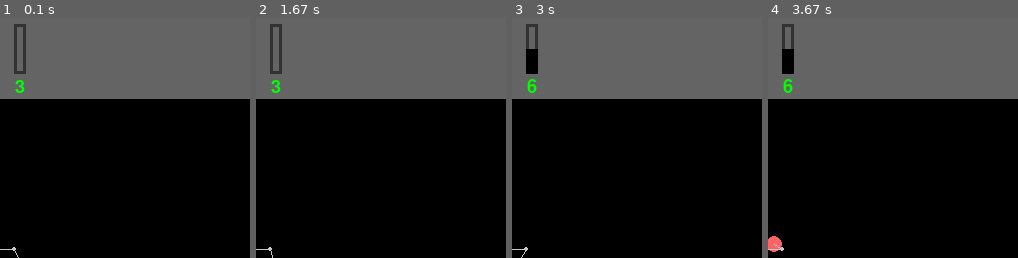
Above: before the commit, frames 1-4 (left to right).
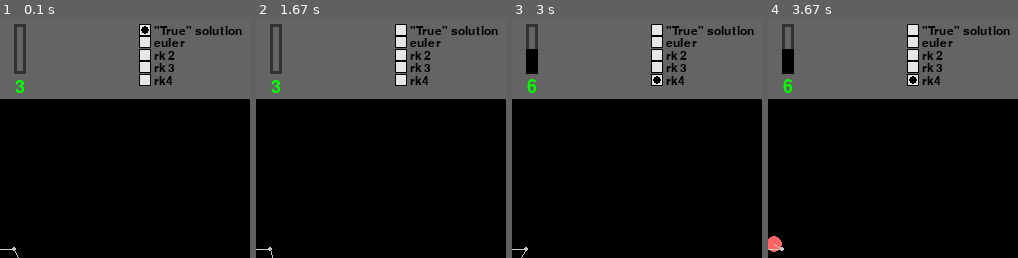
Above: after the commit, the same moments.

Repository: Tclack88/numerical_solutions
Game: pygame game, started from pygame_animation/atwood_simulation.py
Two runs of this game, one before a commit and one after it. Both use one fixed random seed, a clock stepped at 60 frames per second and the inputs below.
Inputs (mouse positions are % of the whole screen's width and height, from its top left):
- Up to frame 1 (0.1 s): no input
- Up to frame 2 (1.67 s): click (26, 6) at 0.38 s; press the mouse at (76, 8) at 1.2 s; move the mouse to (55, 11) at 1.3 s; release the mouse at (34, 14) at 1.43 s; press the mouse at (76, 8) at 1.53 s; move the mouse to (44, 16) at 1.63 s
- Up to frame 3 (3 s): release the mouse at (12, 25) at 1.77 s; press the mouse at (51, 6) at 1.87 s; move the mouse to (50, 34) at 1.97 s; release the mouse at (49, 62) at 2.1 s; press the mouse at (76, 8) at 2.2 s; move the mouse to (67, 47) at 2.3 s; release the mouse at (57, 87) at 2.43 s; press the mouse at (76, 8) at 2.53 s; move the mouse to (50, 25) at 2.63 s; release the mouse at (23, 43) at 2.77 s; press the mouse at (76, 13) at 2.87 s; move the mouse to (68, 23) at 2.97 s
- Up to frame 4 (3.67 s): release the mouse at (60, 33) at 3.1 s; press the mouse at (76, 13) at 3.2 s; move the mouse to (62, 14) at 3.3 s; release the mouse at (49, 15) at 3.43 s; press the mouse at (76, 13) at 3.53 s; move the mouse to (81, 16) at 3.63 s
The pictures show only the part of the screen within x 47-97%, y 0-50%; the shares and areas given below are measured in that part.

The runs differ from the first frame. In frame 1, 2.5% of the frame differs, in the area x 55-97%, y 2-29%; in frame 2, 2.5%; in frame 3, 2.5%; in frame 4, 2.5%.

Commit message:
added checkboxes to perform different solution methods. refactored a bit

Diff:
--- a/pygame_animation/atwood_simulation.py
+++ b/pygame_animation/atwood_simulation.py
@@ -4,119 +4,7 @@
 from numpy import pi, sin, cos
 import pygame
 from pygame.locals import *
-
-class Mass:
-    def __init__(self, location, mass, color=(0,250,0)):
-        """Ball/mass for the weights,
-        location is last known or initial location, tuple (x,y) coordinates
-        mass: float or in.
-        """
-        self.color = color
-        self.location = location
-        self.mass = mass
-
-    def __repr__(self):
-        return f"""Mass:{self.mass}kg located at {self.location}"""
-
-    def render(self, screen):
-        # Vol = 4/3 pi r^3, and vol proportional to mass
-        self.radius = 5*(3/4*self.mass)**.33
-        pygame.draw.circle(screen, self.color, self.location, self.radius)
-
-    def update(self, location=None, mass=None):
-        if location != None:
-            self.location = location
-        if mass != None:
-            self.mass = mass
-
-class Pulley:
-    def __init__(self, location):
-        """Pulley drawn for visual appeal, no purpose
-        location (tuple) fixed
-        """
-        self.location = location
-        self.radius = 2
-
-    def render(self, screen):
-        pygame.draw.circle(screen, (200,200,200), self.location, self.radius)
-
-
-class Controller(pygame.Rect):
-    def __init__(self, screen):
-        """contains sliders to change mass, gravity, string length, etc."""
-
-        self.w = screen.get_width()
-        self.h = screen.get_height()/5
-
-    def render(self, screen):
-        pygame.draw.rect(screen, (100,100,100), (0,0,self.w,self.h))
-
-class Slider:
-    # Shamelessly stolen and modified from stack overflow:
-    # https://stackoverflow.com/questions/65482148/creating-sliders-using-pygame
-    def __init__(self, position:tuple, startingValue:int=1, w:int = 20, h:int = 80,  font_color=(0,255,0), text:str="")->None:
-        self.position = position
-        self.w = w
-        # NOTE: can't figure out how to take the starting height change
-        # It will default to 1, but it's not linear
-        self.h = h
-        self.outlineSize = (self.w,self.h) # original dim. vals change on slide
-        self.upperValue = 10
-        self.startingValue = startingValue
-        self.text = text
-        self.font_color = font_color
-        self.starting = True # set to False after 1st time "changeValue" called
-        self.test = 1
-
-    #returns the current value of the slider
-    def getValue(self)->float:
-        if self.starting:
-            return self.startingValue
-        else:
-            # add 1 to keep mass >= 1 (can't handle 0 mass)
-            return abs(1+self.upperValue - (self.h / (self.outlineSize[1] / self.upperValue)))
-
-    #renders slider and the text showing the value of the slider
-    def render(self, display:pygame.display)->None:
-        #draw outline and slider rectangles
-        pygame.draw.rect(display, (50, 50, 50),
-            (self.position[0], self.position[1], self.outlineSize[0], self.outlineSize[1]), 3)
-
-        pygame.draw.rect(display, (0, 0, 0),
-                (self.position[0], self.position[1] + self.h, self.w , self.outlineSize[1] - self.h))
-
-        #determine size of font
-        self.font = pygame.font.Font(pygame.font.get_default_font(), int(1.5*self.w))
-
-        #create text surface with value
-        valueSurf = self.font.render(f"{self.text}{round(self.getValue())}", True, self.font_color)
-
-        #centre text
-        textx = self.position[0] + (self.outlineSize[0]/2) - (valueSurf.get_rect().width/2)
-        texty = self.position[1] + (self.outlineSize[1]) + .5*(valueSurf.get_rect().height/2)
-
-        display.blit(valueSurf, (textx, texty))
-
-    #allows users to change value of the slider by dragging it.
-    def changeValue(self)->None:
-        #If mouse is pressed and mouse is inside the slider
-        def pointInRectanlge(px, py, rw, rh, rx, ry):
-            if px > rx and px < rx  + rw:
-                if py > ry and py < ry + rh:
-                    return True
-            return False
-        mousePos = pygame.mouse.get_pos()
-        if pointInRectanlge(mousePos[0], mousePos[1], self.outlineSize[0], self.outlineSize[1], self.position[0], self.position[1]):
-            if pygame.mouse.get_pressed()[0]:
-                #the size of the slider
-                self.h = mousePos[1] - self.position[1]
-
-                #limit the size of the slider
-                if self.h < 1:
-                    self.h = 0
-                if self.h > self.outlineSize[1]:
-                    self.h = self.outlineSize[1]
-                self.starting = False
+from utils import Mass, Pulley, Controller, Slider, Checkbox
 
 class Simulation:
     def __init__(self):
@@ -150,6 +38,14 @@
         v_dist = c_height/4
         self.sliders = [Slider((h_dist,v_dist), 1, h_dist/10, v_dist*2, c1),
                 Slider((2*h_dist,v_dist), 3, h_dist/10, v_dist*2, c2)]
+        # set checkboxes
+        self.checkboxes=[Checkbox(self.screen,h_dist*3,v_dist,'true',caption='"True" solution',checked=True),
+                Checkbox(self.screen,h_dist*3,1.5*v_dist,'euler',caption='euler'),
+                Checkbox(self.screen,h_dist*3,2*v_dist,'rk2',caption='rk2'),
+                Checkbox(self.screen,h_dist*3,2.5*v_dist,'rk3',caption='rk3'),
+                Checkbox(self.screen,h_dist*3,3*v_dist,'rk4',caption='rk4')]
+        self.solution = 'true'
+
         # Initialize parameters (make editable later)
         self.L = 150
         self.g = 9.807
@@ -165,7 +61,9 @@
         g = self.g
         d = self.d
         atwood = Atwood(g, L, m, M, d)
-        [x,y,x2,y2],self.last_vals = atwood.solve(self.state)
+        state = self.state
+        name = self.solution # set by checkboxes (euler, rk2, etc)
+        [x,y,x2,y2],self.last_vals = atwood.solve(state,name)
         self.x, self.y, self.x2, self.y2 = x,y,x2,y2
         self.index = 0
 
@@ -175,6 +73,15 @@
             for event in pygame.event.get():
                 #for slider in self.sliders:
                 #    slider.handle_event(self.screen)
+                if event.type == pygame.MOUSEBUTTONDOWN:
+                    for box in self.checkboxes:
+                        box.update_checkbox(event)
+                        if box.checked is True:
+                            self.solution = box.id
+                            for b in self.checkboxes:
+                                if b != box:
+                                    b.checked = False
+
                 if event.type == pygame.QUIT:
                     self.running = False
             # update
@@ -213,9 +120,11 @@
             for i,slider in enumerate(self.sliders):
                 slider.render(self.screen)
                 slider.changeValue()
-                # update masses
-                # TODO fix getValue in slider
                 self.masses[i].update(mass=slider.getValue())
+
+            for checkbox in self.checkboxes:
+                checkbox.render()
+
 
         pygame.quit()
 
--- a/pygame_animation/double_pendulum_simulation.py
+++ b/pygame_animation/double_pendulum_simulation.py
@@ -4,119 +4,7 @@
 from numpy import pi, sin, cos
 import pygame
 from pygame.locals import *
-
-class Mass:
-    def __init__(self, location, mass, color=(0,250,0)):
-        """Ball/mass for the weights,
-        location is last known or initial location, tuple (x,y) coordinates
-        mass: float or in.
-        """
-        self.color = color
-        self.location = location
-        self.mass = mass
-
-    def __repr__(self):
-        return f"""Mass:{self.mass}kg located at {self.location}"""
-
-    def render(self, screen):
-        # Vol = 4/3 pi r^3, and vol proportional to mass
-        self.radius = 5*(3/4*self.mass)**.33
-        pygame.draw.circle(screen, self.color, self.location, self.radius)
-
-    def update(self, location=None, mass=None):
-        if location != None:
-            self.location = location
-        if mass != None:
-            self.mass = mass
-
-class Pulley:
-    def __init__(self, location):
-        """Pulley drawn for visual appeal, no purpose
-        location (tuple) fixed
-        """
-        self.location = location
-        self.radius = 2
-
-    def render(self, screen):
-        pygame.draw.circle(screen, (200,200,200), self.location, self.radius)
-
-
-class Controller(pygame.Rect):
-    def __init__(self, screen):
-        """contains sliders to change mass, gravity, string length, etc."""
-
-        self.w = screen.get_width()
-        self.h = screen.get_height()/5
-
-    def render(self, screen):
-        pygame.draw.rect(screen, (100,100,100), (0,0,self.w,self.h))
-
-class Slider:
-    # Shamelessly stolen and modified from stack overflow:
-    # https://stackoverflow.com/questions/65482148/creating-sliders-using-pygame
-    def __init__(self, position:tuple, startingValue:int=1, w:int = 20, h:int = 80,  font_color=(0,255,0), text:str="")->None:
-        self.position = position
-        self.w = w
-        # NOTE: can't figure out how to take the starting height change
-        # It will default to 1, but it's not linear
-        self.h = h
-        self.outlineSize = (self.w,self.h) # original dim. vals change on slide
-        self.upperValue = 10
-        self.startingValue = startingValue
-        self.text = text
-        self.font_color = font_color
-        self.starting = True # set to False after 1st time "changeValue" called
-        self.test = 1
-
-    #returns the current value of the slider
-    def getValue(self)->float:
-        if self.starting:
-            return self.startingValue
-        else:
-            # add 1 to keep mass >= 1 (can't handle 0 mass)
-            return abs(1+self.upperValue - (self.h / (self.outlineSize[1] / self.upperValue)))
-
-    #renders slider and the text showing the value of the slider
-    def render(self, display:pygame.display)->None:
-        #draw outline and slider rectangles
-        pygame.draw.rect(display, (50, 50, 50),
-            (self.position[0], self.position[1], self.outlineSize[0], self.outlineSize[1]), 3)
-
-        pygame.draw.rect(display, (0, 0, 0),
-                (self.position[0], self.position[1] + self.h, self.w , self.outlineSize[1] - self.h))
-
-        #determine size of font
-        self.font = pygame.font.Font(pygame.font.get_default_font(), int(1.5*self.w))
-
-        #create text surface with value
-        valueSurf = self.font.render(f"{self.text}{round(self.getValue())}", True, self.font_color)
-
-        #centre text
-        textx = self.position[0] + (self.outlineSize[0]/2) - (valueSurf.get_rect().width/2)
-        texty = self.position[1] + (self.outlineSize[1]) + .5*(valueSurf.get_rect().height/2)
-
-        display.blit(valueSurf, (textx, texty))
-
-    #allows users to change value of the slider by dragging it.
-    def changeValue(self)->None:
-        #If mouse is pressed and mouse is inside the slider
-        def pointInRectanlge(px, py, rw, rh, rx, ry):
-            if px > rx and px < rx  + rw:
-                if py > ry and py < ry + rh:
-                    return True
-            return False
-        mousePos = pygame.mouse.get_pos()
-        if pointInRectanlge(mousePos[0], mousePos[1], self.outlineSize[0], self.outlineSize[1], self.position[0], self.position[1]):
-            if pygame.mouse.get_pressed()[0]:
-                #the size of the slider
-                self.h = mousePos[1] - self.position[1]
-
-                #limit the size of the slider
-                if self.h < 1:
-                    self.h = 0
-                if self.h > self.outlineSize[1]:
-                    self.h = self.outlineSize[1]
-                self.starting = False
+from utils import Mass, Pulley, Controller, Slider, Checkbox
 
 class Simulation:
     def __init__(self):
@@ -148,6 +36,13 @@
         v_dist = c_height/4
         self.sliders = [Slider((h_dist,v_dist), 1, h_dist/10, v_dist*2, c1),
                 Slider((2*h_dist,v_dist), 3, h_dist/10, v_dist*2, c2)]
+        # set checkboxes
+        self.checkboxes=[Checkbox(self.screen,h_dist*3,v_dist,'true',caption='"True" solution',checked=True),
+                Checkbox(self.screen,h_dist*3,1.5*v_dist,'euler',caption='euler'),
+                Checkbox(self.screen,h_dist*3,2*v_dist,'rk2',caption='rk2'),
+                Checkbox(self.screen,h_dist*3,2.5*v_dist,'rk3',caption='rk3'),
+                Checkbox(self.screen,h_dist*3,3*v_dist,'rk4',caption='rk4')]
+        self.solution = 'true'
         # Initialize parameters (make editable later)
         self.l1 = 100
         self.l2 = 100
@@ -163,7 +58,9 @@
         l2 = self.l2
         g = self.g
         double_pendulum = DoublePendulum(g, l1, l2, m1, m2)
-        [x,y,x2,y2],self.last_vals = double_pendulum.solve(self.state)
+        state = self.state
+        name = self.solution # set by checkboxes (euler, rk2, etc)
+        [x,y,x2,y2],self.last_vals = double_pendulum.solve(state, name)
         self.x, self.y, self.x2, self.y2 = x,y,x2,y2
         self.index = 0
 
@@ -173,6 +70,14 @@
             for event in pygame.event.get():
                 #for slider in self.sliders:
                 #    slider.handle_event(self.screen)
+                if event.type == pygame.MOUSEBUTTONDOWN:
+                    for box in self.checkboxes:
+                        box.update_checkbox(event)
+                        if box.checked is True:
+                            self.solution = box.id
+                            for b in self.checkboxes:
+                                if b != box:
+                                    b.checked = False
                 if event.type == pygame.QUIT:
                     self.running = False
             # update
@@ -210,9 +115,11 @@
             for i,slider in enumerate(self.sliders):
                 slider.render(self.screen)
                 slider.changeValue()
-                # update masses
-                # TODO fix getValue in slider
                 self.masses[i].update(mass=slider.getValue())
+
+            for checkbox in self.checkboxes:
+                checkbox.render()
+
 
         pygame.quit()
 
--- /dev/null
+++ b/pygame_animation/methods.py
@@ -0,0 +1,52 @@
+import numpy as np
+
+def runga_kutta2(f, t, y0):
+    dt = t[1]-t[0]
+    y = np.zeros([len(t),len(y0)])
+    y[0] = y0
+
+    for n in range(len(t)-1):
+        k1 = f(t[n], y[n])
+        k2 = f(t[n] + dt, y[n] + dt*k1)
+        y[n+1] = y[n] + (k1/2 + k2/2)*dt
+
+    return y
+
+
+def runga_kutta3(f, t, y0):
+    dt = t[1]-t[0]
+    y = np.zeros([len(t),len(y0)])
+    y[0] = y0
+
+    for n in range(len(t)-1):
+        k1 = f(t[n], y[n])
+        k2 = f(t[n] + dt/2, y[n] + dt*k1/2)
+        k3 = f(t[n] + dt, y[n] + dt*k2)
+        y[n+1] = y[n] + (k1 + 4*k2 + k3)*dt/6
+
+    return y
+
+
+def runga_kutta4(f, t, y0):
+    dt = t[1]-t[0]
+    y = np.zeros([len(t),len(y0)])
+    y[0] = y0
+
+    for n in range(len(t)-1):
+        k1 = f(t[n], y[n])
+        k2 = f(t[n] + dt/2, y[n] + dt*k1/2)
+        k3 = f(t[n] + dt/2, y[n] + dt*k2/2)
+        k4 = f(t[n] + dt, y[n] + k3*dt)
+        y[n+1] = y[n] + (k1 + 2*k2 + 2*k3 + k4)*dt/6
+
+    return y
+
+
+def euler(f, t, y0):
+    dt = t[1]-t[0]
+    y = np.zeros([len(t),len(y0)])
+    y[0] = y0
+
+    for n in range(len(t)-1):
+        y[n+1] = y[n] + f(t[n],y[n])*dt
+    return y
--- a/pygame_animation/systems.py
+++ b/pygame_animation/systems.py
@@ -1,12 +1,16 @@
 import numpy as np
 from numpy import pi, cos, sin
 from scipy.integrate import solve_ivp
-
+from methods import runga_kutta2, runga_kutta3, runga_kutta4, euler
 # g = 9.807
 # m = 1
 # M = 3
 # L = 1.5 # length of rope
 # d = 1 # distance between pulleys
+names = ('rk2','rk3','rk4','euler')
+sol_functions = (runga_kutta2, runga_kutta3, runga_kutta4, euler)
+sol_methods = dict(zip(names,sol_functions))
+
 
 class Atwood:
     def __init__(self, g, L, m, M, d):
@@ -35,7 +39,7 @@
         return dydt
 
 
-    def solve(self, y0):
+    def solve(self, y0, method_name):
         """ y0 : list of floats/ints representing [r,r',o,o']"""
         g = self.g
         m = self.m
@@ -45,10 +49,17 @@
         #y0 = np.array([1, 0, pi/6, 0]) # initial conditions (r, r', o, o')
         t_range = np.linspace(0,10,num=1001)
 
-        sol = solve_ivp(self.derivatives, [t_range[0],t_range[-1]], y0, method='Radau', t_eval=t_range)
 
-        rs = sol.y[0]
-        os = sol.y[2]
+        if method_name == 'true':
+            sol = solve_ivp(self.derivatives, [t_range[0],t_range[-1]], y0, method='Radau', t_eval=t_range)
+            rs = sol.y[0]
+            os = sol.y[2]
+        else:
+            sol_method = sol_methods[method_name]
+            sol = sol_method(self.derivatives, t_range, y0)
+            rs = sol.T[0]
+            os = sol.T[2]
+
         os = os - pi/2 # rotate cw by 90 deg so it's facing "down"
         rs2 = L - rs
         os2 = -pi/2*np.ones(np.shape(rs2))
@@ -97,7 +108,7 @@
         dydt = np.array(o1_derivs + o2_derivs)
         return dydt
 
-    def solve(self, y0):
+    def solve(self, y0, method_name):
         """ y0 : list of floats/ints representing [o1, o1', o2, o2']"""
         g = self.g
         l1 = self.l1
@@ -106,10 +117,16 @@
         m2 = self.m2  # mass2
         t_range = np.linspace(0,10,num=1001)
 
-        sol = solve_ivp(self.derivatives, [t_range[0],t_range[-1]], y0, method='Radau', t_eval=t_range)
+        if method_name == 'true':
+            sol = solve_ivp(self.derivatives, [t_range[0],t_range[-1]], y0, method='Radau', t_eval=t_range)
+            o1s = sol.y[0] - pi/2 # rotate CW by 90 deg so it's facing "down"
+            o2s = sol.y[2] - pi/2 # rotate CW by 90 deg so it's facing "down"
+        else:
+            sol_method = sol_methods[method_name]
+            sol = sol_method(self.derivatives, t_range, y0)
 
-        o1s = sol.y[0] - pi/2 # rotate CW by 90 deg so it's facing "down"
-        o2s = sol.y[2] - pi/2 # rotate CW by 90 deg so it's facing "down"
+            o1s = sol.T[0] - pi/2 # rotate CW by 90 deg so it's facing "down"
+            o2s = sol.T[2] - pi/2 # rotate CW by 90 deg so it's facing "down"
         # convert polar to x and y for ease of plotting
         x = l1*cos(o1s)
         y = l1*sin(o1s)*-1
--- /dev/null
+++ b/pygame_animation/utils.py
@@ -0,0 +1,176 @@
+import pygame
+
+class Mass:
+    def __init__(self, location, mass, color=(0,250,0)):
+        """Ball/mass for the weights,
+        location is last known or initial location, tuple (x,y) coordinates
+        mass: float or in.
+        """
+        self.color = color
+        self.location = location
+        self.mass = mass
+
+    def __repr__(self):
+        return f"""Mass:{self.mass}kg located at {self.location}"""
+
+    def render(self, screen):
+        # Vol = 4/3 pi r^3, and vol proportional to mass
+        self.radius = 5*(3/4*self.mass)**.33
+        pygame.draw.circle(screen, self.color, self.location, self.radius)
+
+    def update(self, location=None, mass=None):
+        if location != None:
+            self.location = location
+        if mass != None:
+            self.mass = mass
+
+class Pulley:
+    def __init__(self, location):
+        """Pulley drawn for visual appeal, no purpose
+        location (tuple) fixed
+        """
+        self.location = location
+        self.radius = 2
+
+    def render(self, screen):
+        pygame.draw.circle(screen, (200,200,200), self.location, self.radius)
+
+
+class Controller(pygame.Rect):
+    def __init__(self, screen):
+        """contains sliders to change mass, gravity, string length, etc."""
+
+        self.w = screen.get_width()
+        self.h = screen.get_height()/5
+
+    def render(self, screen):
+        pygame.draw.rect(screen, (100,100,100), (0,0,self.w,self.h))
+
+
+
+
+class Checkbox:
+    """stolen from:
+        https://stackoverflow.com/questions/38551168/radio-button-in-pygame
+    """
+    def __init__(self, surface, x, y, id, color=(230, 230, 230),
+        caption="", outline_color=(0, 0, 0), check_color=(0, 0, 0),
+        font_size=18, font_color=(0, 0, 0),
+    text_offset=(15, 1), font='Ariel Black', checked=False):
+        self.surface = surface
+        self.x = x
+        self.y = y
+        self.color = color
+        self.caption = caption
+        self.oc = outline_color
+        self.cc = check_color
+        self.fs = font_size
+        self.fc = font_color
+        self.to = text_offset
+        self.ft = font
+        self.checked = checked
+
+        #identification for removal and reorginazation
+        self.id = id
+        # checkbox object
+        self.checkbox_obj = pygame.Rect(self.x, self.y, 12, 12)
+        self.checkbox_outline = self.checkbox_obj.copy()
+
+    def _draw_button_text(self):
+        self.font = pygame.font.SysFont(self.ft, self.fs)
+        self.font_surf = self.font.render(self.caption, True, self.fc)
+        w, h = self.font.size(self.caption)
+        self.font_pos = (self.x + self.to[0], self.y + 12 / 2 - h / 2 +
+        self.to[1])
+        self.surface.blit(self.font_surf, self.font_pos)
+
+    def render(self):
+        if self.checked:
+            pygame.draw.rect(self.surface, self.color, self.checkbox_obj)
+            pygame.draw.rect(self.surface, self.oc, self.checkbox_outline, 1)
+            pygame.draw.circle(self.surface, self.cc, (self.x + 6, self.y + 6), 4)
+
+        elif not self.checked:
+            pygame.draw.rect(self.surface, self.color, self.checkbox_obj)
+            pygame.draw.rect(self.surface, self.oc, self.checkbox_outline, 1)
+        self._draw_button_text()
+
+    def _update(self, event_object):
+        x, y = pygame.mouse.get_pos()
+        px, py, w, h = self.checkbox_obj
+        if px < x < px + w and py < y < py + w:
+            if self.checked:
+                self.checked = False
+            else:
+                self.checked = True
+
+    def update_checkbox(self, event_object):
+        if event_object.type == pygame.MOUSEBUTTONDOWN:
+            self.click = True
+            self._update(event_object)
+
+class Slider:
+    # Shamelessly stolen and modified from stack overflow:
+    # https://stackoverflow.com/questions/65482148/creating-sliders-using-pygame
+    def __init__(self, position:tuple, startingValue:int=1, w:int = 20, h:int = 80,  font_color=(0,255,0), text:str="")->None:
+        self.position = position
+        self.w = w
+        # NOTE: can't figure out how to take the starting height change
+        # It will default to 1, but it's not linear
+        self.h = h
+        self.outlineSize = (self.w,self.h) # original dim. vals change on slide
+        self.upperValue = 10
+        self.startingValue = startingValue
+        self.text = text
+        self.font_color = font_color
+        self.starting = True # set to False after 1st time "changeValue" called
+        self.test = 1
+
+    #returns the current value of the slider
+    def getValue(self)->float:
+        if self.starting:
+            return self.startingValue
+        else:
+            # add 1 to keep mass >= 1 (can't handle 0 mass)
+            return abs(1+self.upperValue - (self.h / (self.outlineSize[1] / self.upperValue)))
+
+    def render(self, display:pygame.display)->None:
+        #draw outline and slider rectangles
+        pygame.draw.rect(display, (50, 50, 50),
+            (self.position[0], self.position[1], self.outlineSize[0], self.outlineSize[1]), 3)
+
+        pygame.draw.rect(display, (0, 0, 0),
+                (self.position[0], self.position[1] + self.h, self.w , self.outlineSize[1] - self.h))
+
+        #determine size of font
+        self.font = pygame.font.Font(pygame.font.get_default_font(), int(1.5*self.w))
+
+        #create text surface with value
+        valueSurf = self.font.render(f"{self.text}{round(self.getValue())}", True, self.font_color)
+
+        #centre text
+        textx = self.position[0] + (self.outlineSize[0]/2) - (valueSurf.get_rect().width/2)
+        texty = self.position[1] + (self.outlineSize[1]) + .5*(valueSurf.get_rect().height/2)
+
+        display.blit(valueSurf, (textx, texty))
+
+    #allows users to change value of the slider by dragging it.
+    def changeValue(self)->None:
+        #If mouse is pressed and mouse is inside the slider
+        def pointInRectanlge(px, py, rw, rh, rx, ry):
+            if px > rx and px < rx  + rw:
+                if py > ry and py < ry + rh:
+                    return True
+            return False
+        mousePos = pygame.mouse.get_pos()
+        if pointInRectanlge(mousePos[0], mousePos[1], self.outlineSize[0], self.outlineSize[1], self.position[0], self.position[1]):
+            if pygame.mouse.get_pressed()[0]:
+                #the size of the slider
+                self.h = mousePos[1] - self.position[1]
+
+                #limit the size of the slider
+                if self.h < 1:
+                    self.h = 0
+                if self.h > self.outlineSize[1]:
+                    self.h = self.outlineSize[1]
+                self.starting = False
